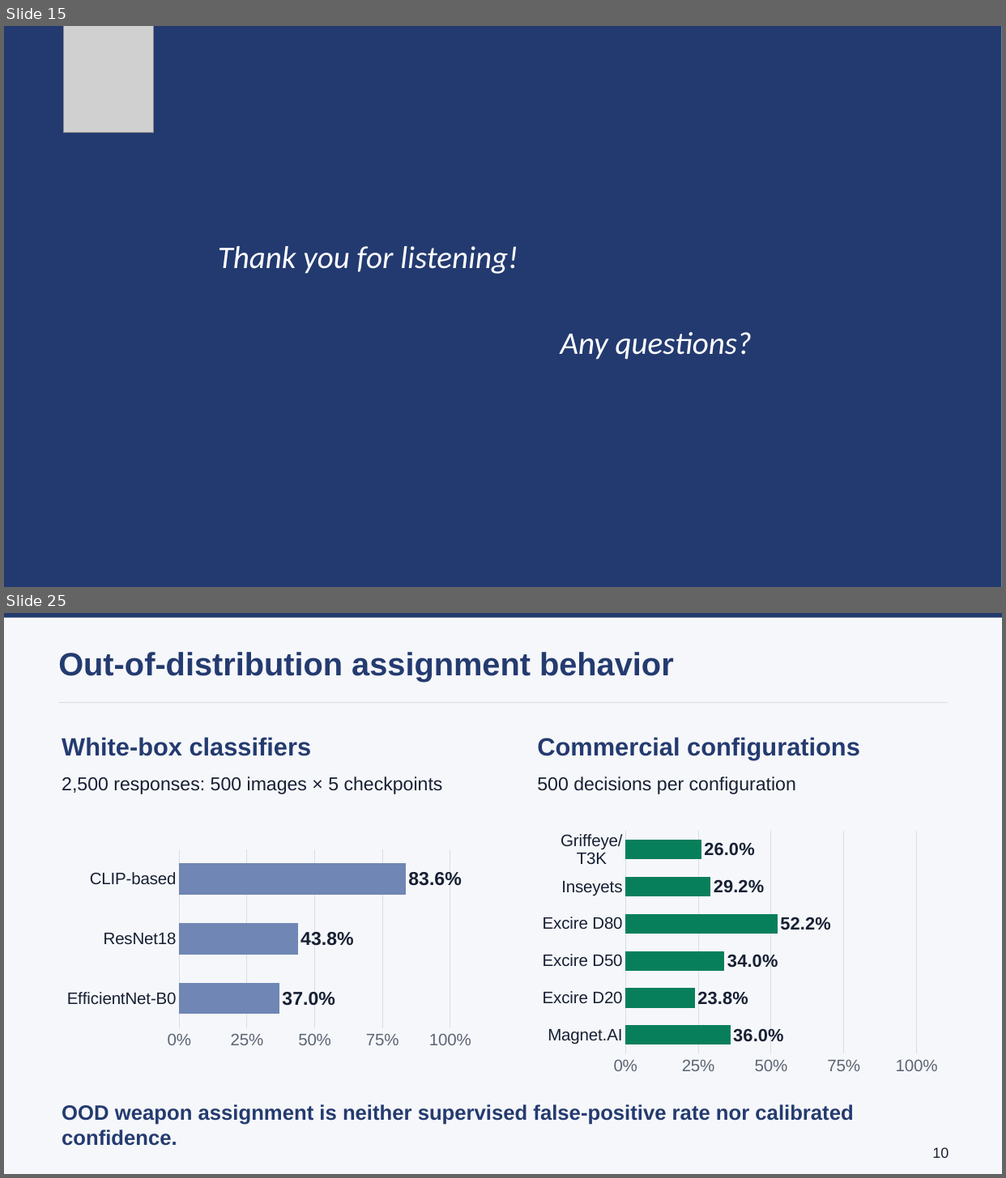
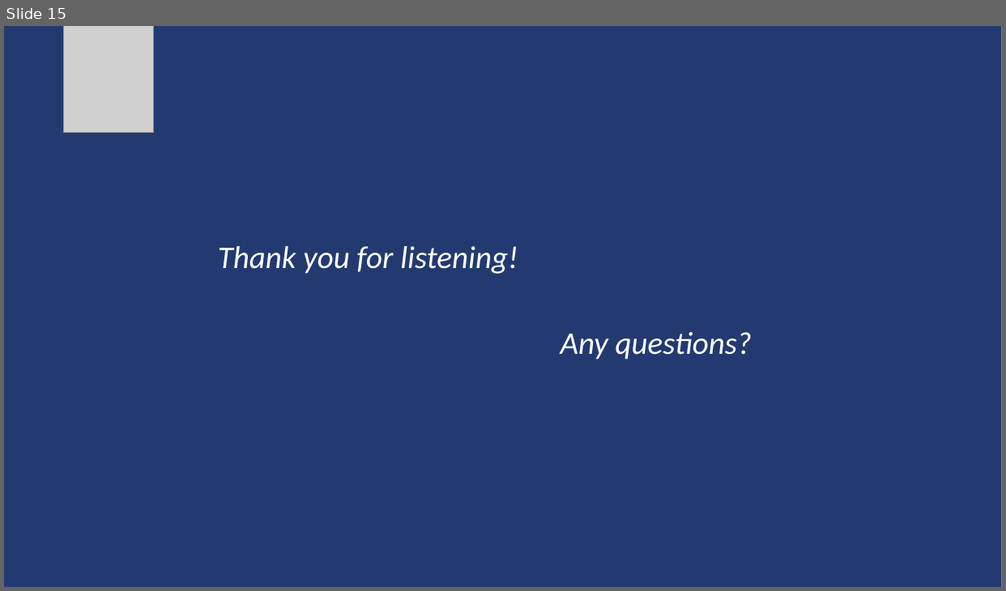
Before and after one commit to lmolinario/Molinario_Thesis_Defense_2026, a slide deck: Molinario_Thesis_Defense_2026.pptx. Shown one above the other, each under a label of ours: slides 15 and 25 before the commit, slide 15 after it; the slides between them are not shown. The pictures are 1006x1178 and 1006x591 pixels, drawn with LibreOffice and Linux fonts; fonts in the diff are those of the drawing; grey boxes stand for pictures. Boxes give left, top, right and bottom in pixels: in the first picture for what was removed or moved away, otherwise in the second. Text is boxed around its words. In the diff, an @@ line names an element or a change of style, - is before the commit and + after.

```diff
--- a/Molinario_Thesis_Defense_2026.pptx
+++ b/Molinario_Thesis_Defense_2026.pptx
@@ slide 25 removed at (x1=4, y1=613, x2=1002, y2=1174), background #F6F7FA @@
@@ rectangle removed at (x1=4, y1=613, x2=1002, y2=618) @@
@@ text removed at (x1=58, y1=652, x2=674, y2=681) @@
-Out-of-distribution assignment behavior
@@ line removed from (58, 703) to (948, 703) @@
@@ text removed at (x1=62, y1=737, x2=312, y2=756) @@
-White-box classifiers
@@ text removed at (x1=537, y1=737, x2=860, y2=760) @@
-Commercial configurations
@@ text removed at (x1=62, y1=777, x2=443, y2=794) @@
-2,500 responses: 500 images × 5 checkpoints
@@ text removed at (x1=537, y1=777, x2=796, y2=794) @@
-500 decisions per configuration
@@ bar chart removed at (x1=534, y1=825, x2=946, y2=1080) @@
-categories: Magnet.AI, Excire D20, Excire D50, Excire D80, Inseyets, Griffeye/T3K
-Series 1: 0.36, 0.238, 0.34, 0.522, 0.292, 0.26
@@ bar chart removed at (x1=58, y1=845, x2=479, y2=1053) @@
-categories: EfficientNet-B0, ResNet18, CLIP-based
-Series 1: 0.37, 0.438, 0.836
@@ text removed at (x1=62, y1=1105, x2=853, y2=1146) @@
-OOD weapon assignment is neither supervised false-positive rate nor calibrated confidence.
@@ text removed at (x1=932, y1=1148, x2=948, y2=1158) @@
-10
```
Also in this commit, not shown: 12 other slides removed.
